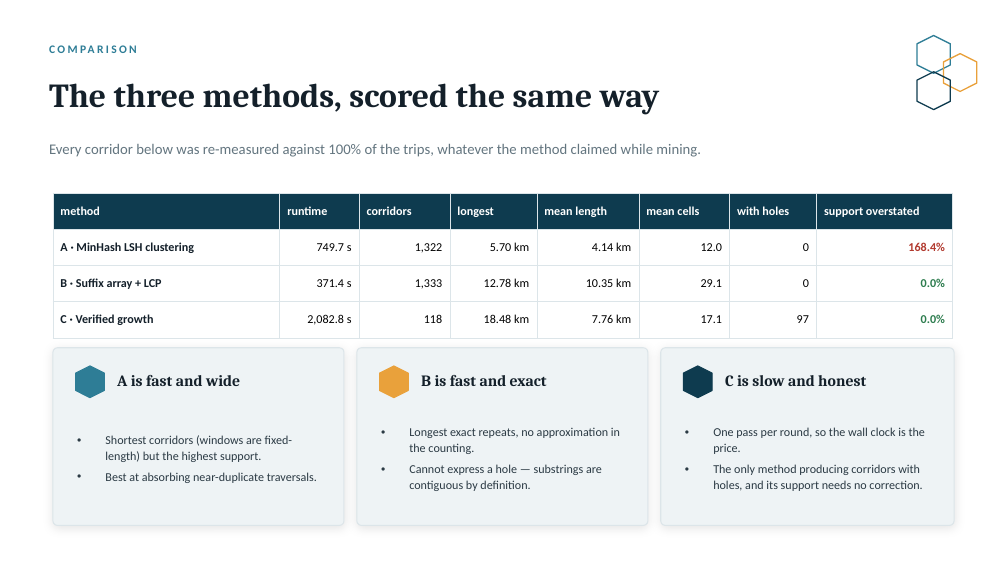
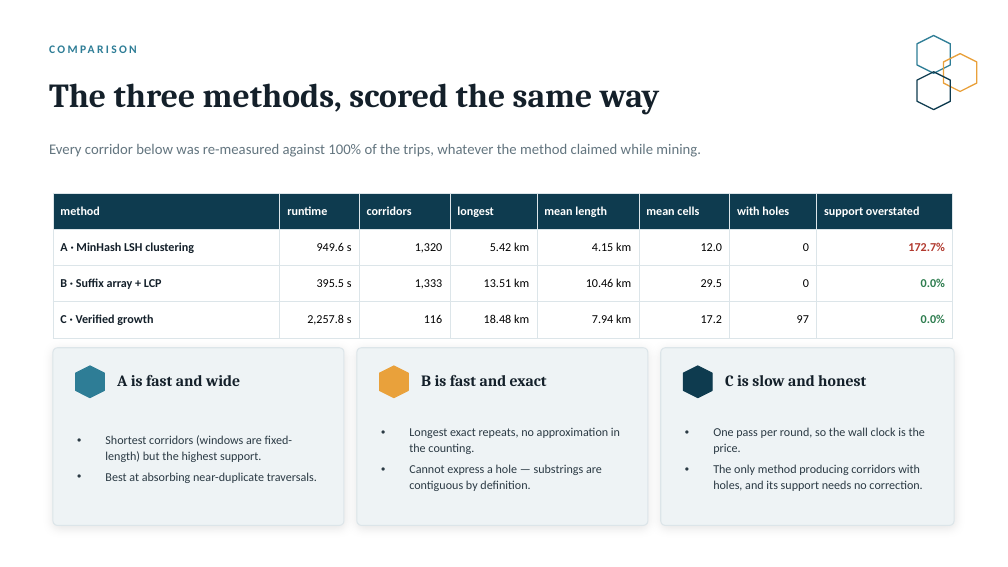
Before and after one commit to Omri5790/porto-taxi-project, a slide deck: slide 8 of output/stage3_methods_comparison.pptx. Drawn at 1008x567 pixels with LibreOffice and Linux fonts; fonts in the diff are those of the drawing. Boxes give left, top, right and bottom in pixels: in the first picture for what was removed or moved away, otherwise in the second. Text is boxed around its words. In the diff, an @@ line names an element or a change of style, - is before the commit and + after.

```diff
--- a/output/stage3_methods_comparison.pptx
+++ b/output/stage3_methods_comparison.pptx
@@ table at bbox=[53, 193, 953, 329] @@
-row 2: A · MinHash LSH clustering | 749.7 s | 1,322 | 5.70 km | 4.14 km | 12.0 | 0 | 168.4%
+row 2: A · MinHash LSH clustering | 949.6 s | 1,320 | 5.42 km | 4.15 km | 12.0 | 0 | 172.7%
-row 3: B · Suffix array + LCP | 371.4 s | 1,333 | 12.78 km | 10.35 km | 29.1 | 0 | 0.0%
+row 3: B · Suffix array + LCP | 395.5 s | 1,333 | 13.51 km | 10.46 km | 29.5 | 0 | 0.0%
-row 4: C · Verified growth | 2,082.8 s | 118 | 18.48 km | 7.76 km | 17.1 | 97 | 0.0%
+row 4: C · Verified growth | 2,257.8 s | 116 | 18.48 km | 7.94 km | 17.2 | 97 | 0.0%
```
Also in this commit, not shown: 11 other slides changed, 20 other files.
